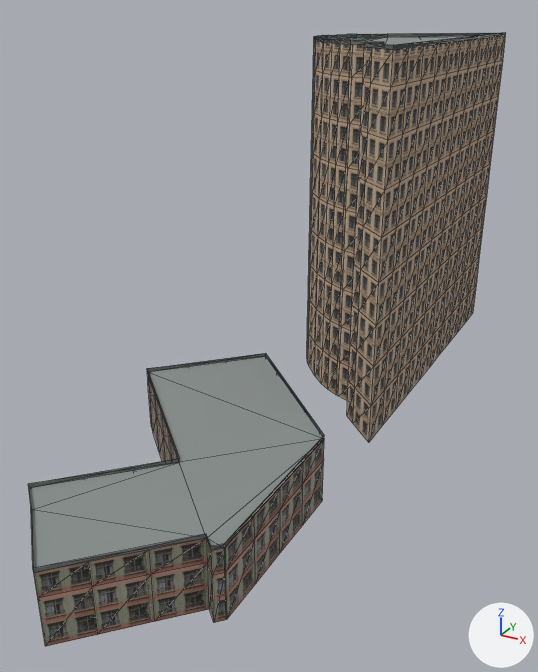
Before and after pictures for a commit that changed the glTF model Assets/Models/BuildingChunks/kowloon-city-buildings-District_24_-27.glb.
Before and after are seen from a 50 mm camera at (3183.5, 3265.3, 60.1) aimed at (3135.5, 3352.6, 16.5). Lighting does not change. The marker at lower right points along +X, +Y and +Z. The older version comes first. Mesh edges are drawn as thin lines. Objects named as collision shapes, trigger or cutter boxes, shadow casters or lower levels of detail are left out. Vertices at exactly the same position are counted once.

Names of what the first picture shows: 'District_24_-27'.
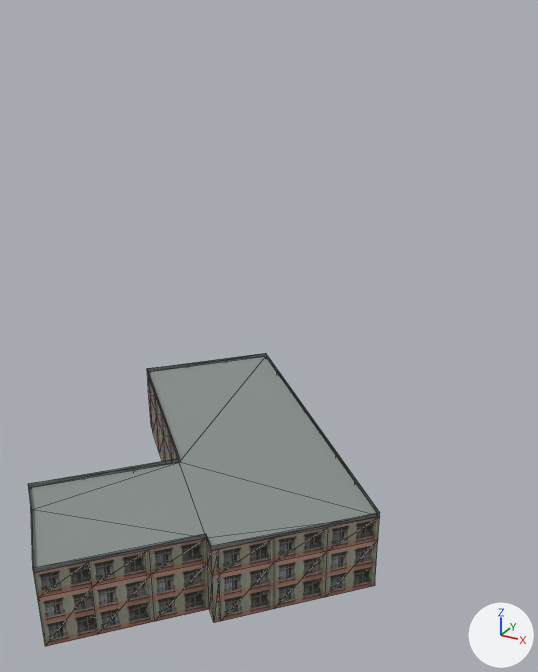
The change, as JSON lines over the scene's bpy script:
```json
{"block": "me_district_24__27", "where": "# used by ob_district_24__27; location = (3072.0, 3456.0, 0.0)"}
{"op": "remove", "block": "me_district_24__27", "code": "me_district_24__27.from_pydata(...)  # 485 vertices, 928 faces; spans x 46.3..78.0, y -151.3..-38.7, z 0.0..56.0"}
{"op": "add", "block": "me_district_24__27", "code": "me_district_24__27.from_pydata(...)  # 106 vertices, 176 faces; spans x 46.3..90.0, y -151.3..-96.9, z 0.0..10.1"}
{"block": "me_district_24__27", "change": "me_district_24__27 part 1: the loose piece of 381 vertices spanning x 54.8..78.0, y -98.5..-38.7, z 0.0..56.0 is deleted"}
{"block": "me_district_24__27", "change": "me_district_24__27 part 2"}
{"block": "me_district_24__27", "change": "5 vertices are removed from x 78.0, y -139.3..-115.1, z 9.6..10.1"}
{"block": "me_district_24__27", "change": "28 faces are deleted"}
{"block": "me_district_24__27", "change": "3 vertices in x 78.0, y -121.1, z 0.0..9.6 move by (7.2, -0.9, 0.0)"}
{"block": "me_district_24__27", "change": "3 vertices in x 78.0, y -133.1, z 0.0..9.6 move by (7.9, 2.0, 0.0)"}
{"block": "me_district_24__27", "change": "3 vertices in x 78.0, y -139.1, z 0.0..9.6 move by (3.7, 3.7, 0.0)"}
{"block": "me_district_24__27", "change": "6 vertices move from x 78.0, y -139.3..-115.1, z 0.0..6.4 to x 77.6..89.5, y -139.7..-117.8, z 0.0..6.4"}
{"block": "me_district_24__27", "change": "7 vertices are added at x 77.6..90.0, y -139.7..-117.8, z 0.0..10.1"}
{"block": "me_district_24__27", "change": "15 new faces join them, mat_csdi_facade_2 (picture img_building_facades)"}
{"block": "me_district_24__27", "change": "12 new faces join them, mat_csdi_roof_concrete_001 (grey #89908e)"}
{"block": "me_district_24__27", "change": "me_district_24__27 part 3: 8 kept faces spanning x 76.6..81.7, y -140.2..-113.7, z 0.0..9.6 get new texture (UV) coordinates"}
```

What differs and where, as boxes (x1, y1, x2, y2) in the pictures (538 x 672 px; the box of a moved part takes in the faces that stretch with it):
```json
{"object": "District_24_-27", "change": "reshaped", "before": [28, 32, 506, 647], "after": [28, 353, 380, 647], "on screen": "26% narrower, 52% shorter"}
{"part": 1, "of": "me_district_24__27", "change": "deleted", "before": [307, 32, 506, 442]}
{"part": 2, "of": "me_district_24__27", "change": "moved or reshaped", "before": [148, 354, 324, 619], "after": [148, 354, 380, 609]}
{"part": 3, "of": "me_district_24__27", "change": "surface changed", "before": [216, 557, 227, 621], "after": [216, 539, 274, 621]}
```
